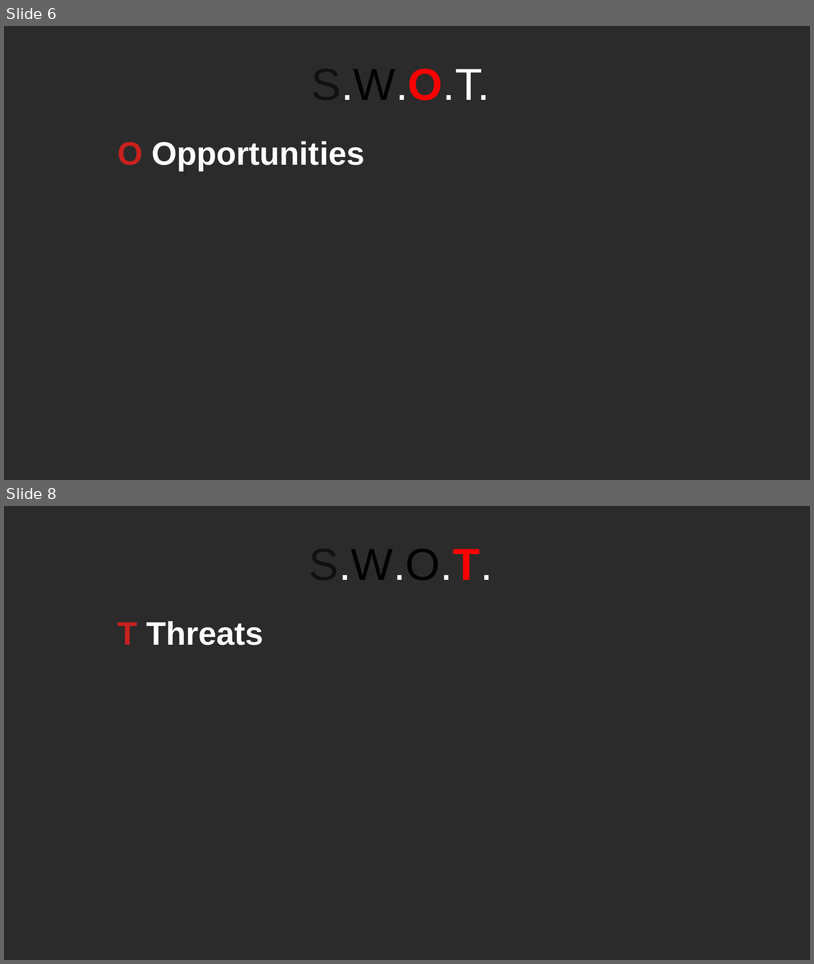
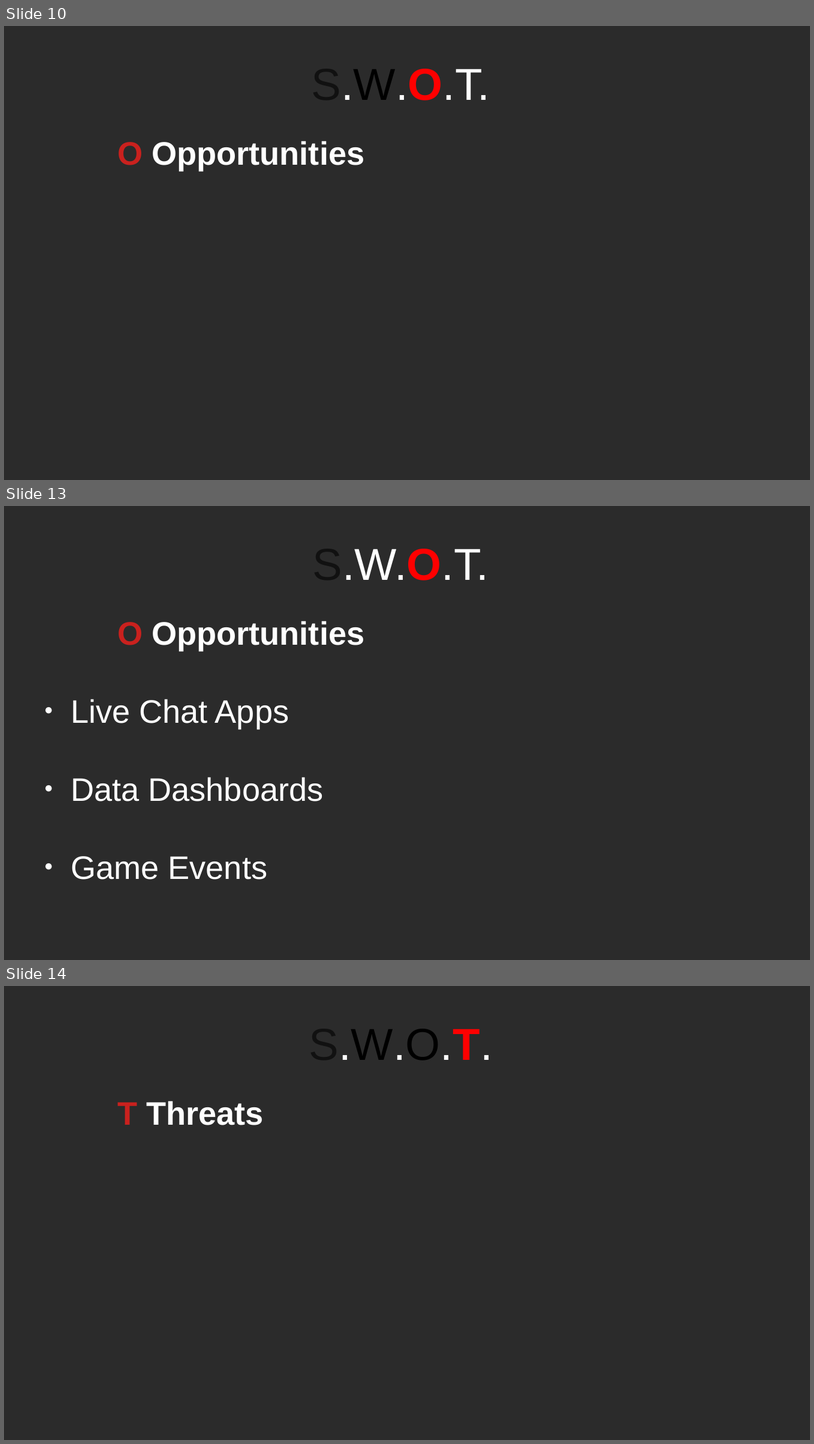
Before and after one commit to RayAndrade/JavaScriptStudy, a slide deck: Behavioral/Observer/swot.odp. Shown one above the other, each under a label of ours: slides 6 and 8 before the commit, slides 10, 13 and 14 after it; the slides between them are not shown. The pictures are 814x964 and 814x1444 pixels, drawn with LibreOffice and Linux fonts; fonts in the diff are those of the drawing; background and template pictures are left out; a plain dark background stands for a picture behind light text. Boxes give left, top, right and bottom in pixels: in the first picture for what was removed or moved away, otherwise in the second. Text is boxed around its words. In the diff, an @@ line names an element or a change of style, - is before the commit and + after.

```diff
--- a/Behavioral/Observer/swot.odp
+++ b/Behavioral/Observer/swot.odp
@@ slide 13 added at (4, 506, 810, 960), background picture (left out) @@
@@ title added at (312, 549, 489, 580), 44 pt, text #FFFFFF @@
+S.W.O.T.
@@ subtitle added at (71, 621, 365, 879), 32 pt, text #FFFFFF @@
+O Opportunities
+● Live Chat Apps
+● Data Dashboards
+● Game Events
@@ what was slide 6 is now slide 10 @@
@@ what was slide 8 is now slide 14 @@
```
Also in this commit, not shown: 4 slides changed, 7 other slides added, 5 other files.
